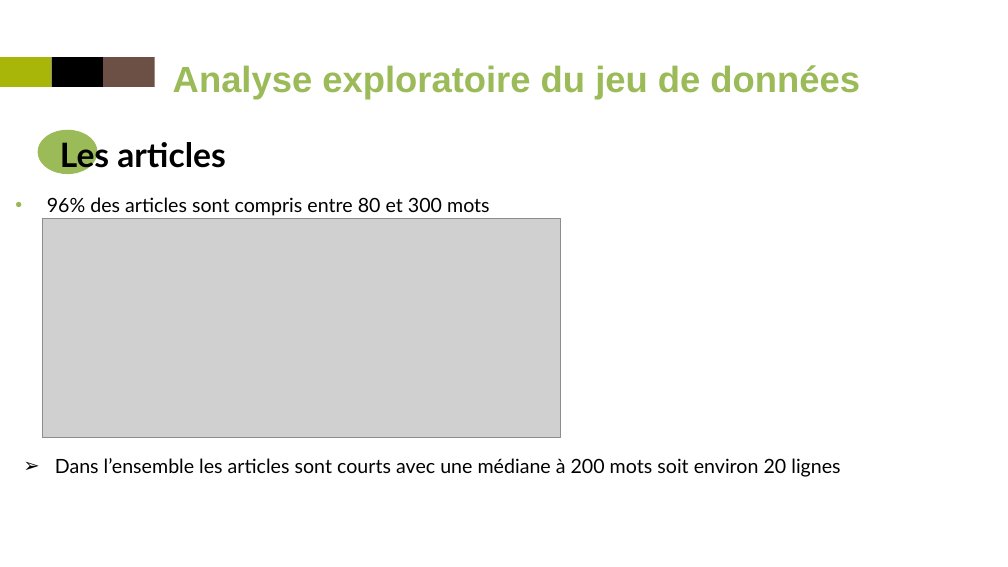
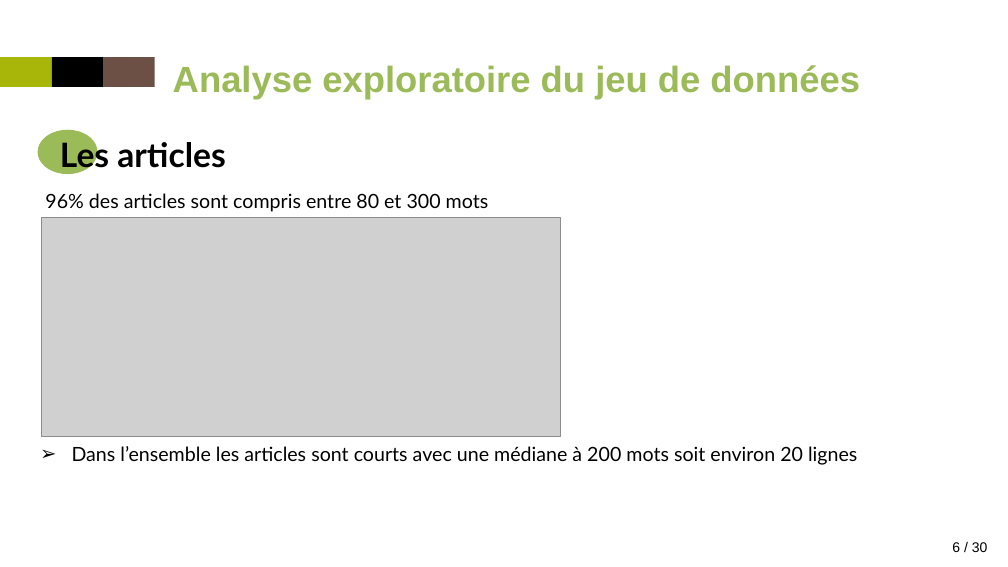
Before and after one commit to Trilian/projet9, a slide deck: slide 6 of P9_presentation.pptx. Drawn at 1008x567 pixels with LibreOffice and Linux fonts; fonts in the diff are those of the drawing; grey boxes stand for pictures. Boxes give left, top, right and bottom in pixels: in the first picture for what was removed or moved away, otherwise in the second. Text is boxed around its words. In the diff, an @@ line names an element or a change of style, - is before the commit and + after.

```diff
--- a/P9_presentation.pptx
+++ b/P9_presentation.pptx
@@ text "96% des articles sont compris ..." at [45, 193, 489, 212]: bullet • to none @@
@@ text "Dans l’ensemble les articles sont ...": place and size @@
-text "Dans l’ensemble les articles sont ..." at [55, 458, 840, 477]
+text "Dans l’ensemble les articles sont ..." at [72, 446, 857, 465]
@@ page number added at [945, 542, 988, 552], 10 pt, text #000000 @@
+66 / 30
```
Also in this commit, not shown: 24 other slides changed, 1 slide removed, 36 other files.
